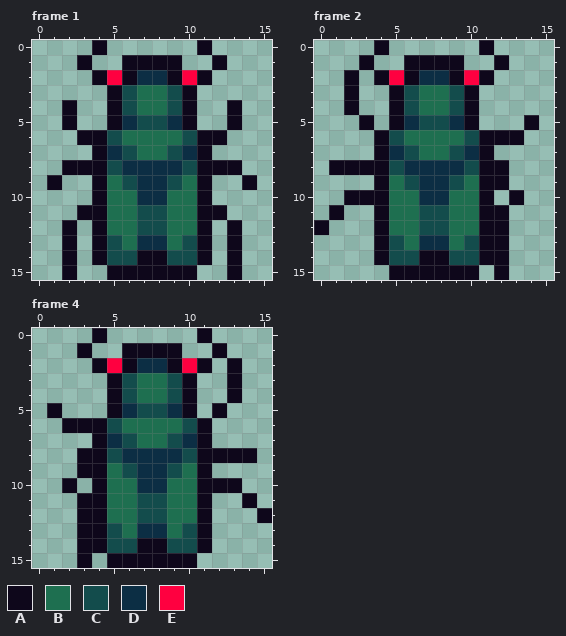
A pixel-art file gets an edit: bug.aseprite. Above: the version before the commit.
16x16 pixels, 4 frames. Shown: frame 1, frame 2, frame 4. The commit also changed other frames, which this record leaves out.
Palette (. is transparent): A #0e071b  B #1e6f50  C #134c4c  D #0c2e44  E #ff0040
The same view after the edit:
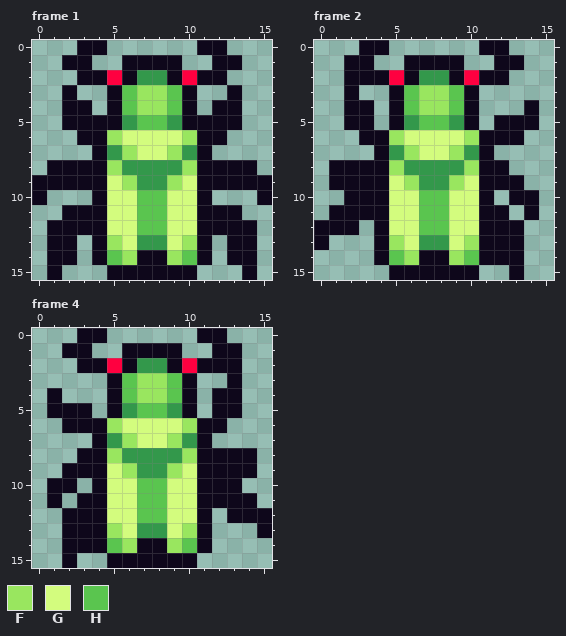
Colours new in this view: F #99e65f  G #d3fc7e  H #5ac54f
Changes in this commit:
colour D: #0c2e44 -> #33984b
Changed rows in their new state; - is a pixel that keeps its letter.
Frame 1:
first column x 0:
 0 ---A--------A---
 1 --A----------A--
 2 ---A--------A---
 3 --A---HFFH---A--
 4 ---A--HFFH--A---
 5 ---AA--HH--AA---
 6 -----FGGGGF-----
 7 ------FGGF------
 8 -A---F----F---A-
 9 A-AA-GF--FG-AA-A
10 A----GGHHGG----A
11 --A--GGHHGG--A--
12 -A-A-GGHHGG-A-A-
13 -A---FG--GF---A-
14 -A---HF--FH---A-
15 -A.----------.A-
Frame 2:
first column x 0:
 0 ---A--------A--
 1 --A----------A-
 2 ---A--------A--
 3 ------HFFH-----
 4 ---A--HFFH----A
 5 --A----HH---AA-
 6 ---A-FGGGGF----
 7 ------FGGF-----
 8 -----F----F----
 9 -AAA-GF--FG--A-
10 -----GGHHGG---A
11 --AA-GGHHGG---A
12 -AA--GGHHGG--A-
13 A----FG--GF--A-
14 -----HF--FH--A-
15 ------------.A-
Frame 4:
first column x 1:
 0 --A--------A---
 1 -A----------A--
 2 --A--------A---
 3 -----HFFH------
 4 A----HFFH--A---
 5 -AA---HH----A--
 6 ----FGGGGF-A---
 7 -----FGGF------
 8 ----F----F-----
 9 -A--GF--FG-AAA-
10 A---GGHHGG-----
11 A---GGHHGG-AA--
12 -A--GGHHGG--AA-
13 -A--FG--GF----A
14 -A--HF--FH-----
15 -A.------------
